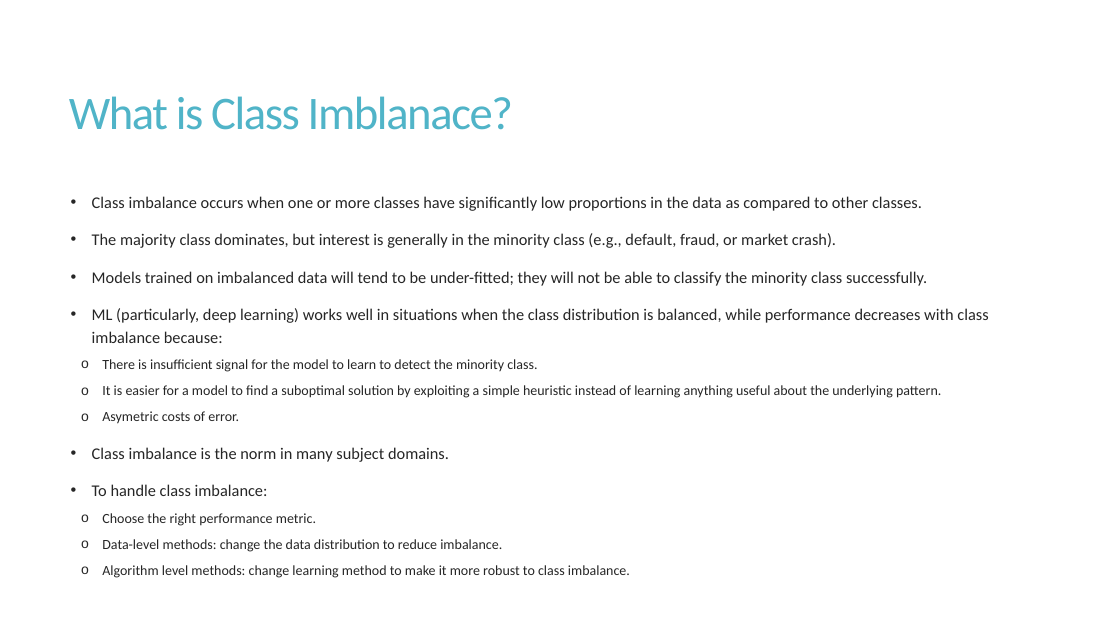
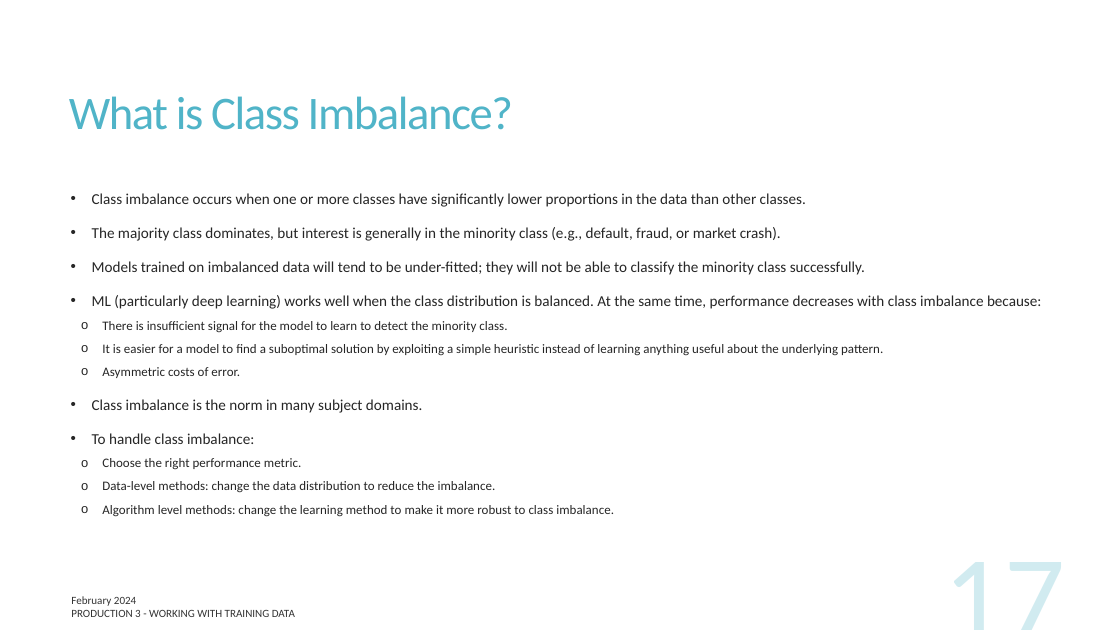
Before and after one commit to UofT-DSI/production, a slide deck: slide 17 of lessons/part_3/production_3.pptx. Drawn at 1120x630 pixels with LibreOffice and Linux fonts; fonts in the diff are those of the drawing. Boxes give left, top, right and bottom in pixels: in the first picture for what was removed or moved away, otherwise in the second. Text is boxed around its words. In the diff, an @@ line names an element or a change of style, - is before the commit and + after.

```diff
--- a/lessons/part_3/production_3.pptx
+++ b/lessons/part_3/production_3.pptx
@@ title at (x1=69, y1=96, x2=513, y2=130): text changed @@
-What is Class Imblanace?
+What is Class Imbalance?
@@ text at (x1=92, y1=193, x2=806, y2=207): text changed; size 14 to 12.9 pt @@
-• Class imbalance occurs when one or more classes have significantly low proportions in the data as compared to other classes.
+• Class imbalance occurs when one or more classes have significantly lower proportions in the data than other classes.
@@ text at (x1=92, y1=227, x2=883, y2=470): size 14 to 12.9 pt in "The majority class dominates, but interest is ...", "Models trained on imbalanced data will tend ...", "Class imbalance is the norm in many ...", "To handle class imbalance:"; size 12 to 11.1 pt in "There is insufficient signal for the model ...", "It is easier for a model to ...", "Choose the right performance metric."; line spacing 1.14 to 1.04 @@
@@ text at (x1=92, y1=295, x2=1041, y2=309): text changed; size 14 to 12.9 pt @@
-• ML (particularly, deep learning) works well in situations when the class distribution is balanced, while performance decreases with class imbalance because:
+• ML (particularly deep learning) works well when the class distribution is balanced. At the same time, performance decreases with class imbalance because:
@@ text at (x1=102, y1=367, x2=240, y2=378): text changed; size 12 to 11.1 pt @@
-  o Asymetric costs of error.
+  o Asymmetric costs of error.
@@ text at (x1=102, y1=481, x2=614, y2=517): text changed; size 12 to 11.1 pt @@
-  o Data-level methods: change the data distribution to reduce imbalance.
-  o Algorithm level methods: change learning method to make it more robust to class imbalance.
+  o Data-level methods: change the data distribution to reduce the imbalance.
+  o Algorithm level methods: change the learning method to make it more robust to class imbalance.
@@ page number added at (x1=805, y1=540, x2=1074, y2=630), 103 pt, text #50B4C8 at 25% opacity @@
+17
@@ text added at (x1=71, y1=596, x2=136, y2=606), 9.5 pt, text #000000 at 80% opacity @@
+February 2024
@@ text added at (x1=71, y1=610, x2=295, y2=617), 9.5 pt, text #000000 at 80% opacity @@
+PRODUCTION 3 - WORKING WITH TRAINING DATA
```
Also in this commit, not shown: 18 other slides changed, 4 slides added, 4 slides removed, 2 other files.
